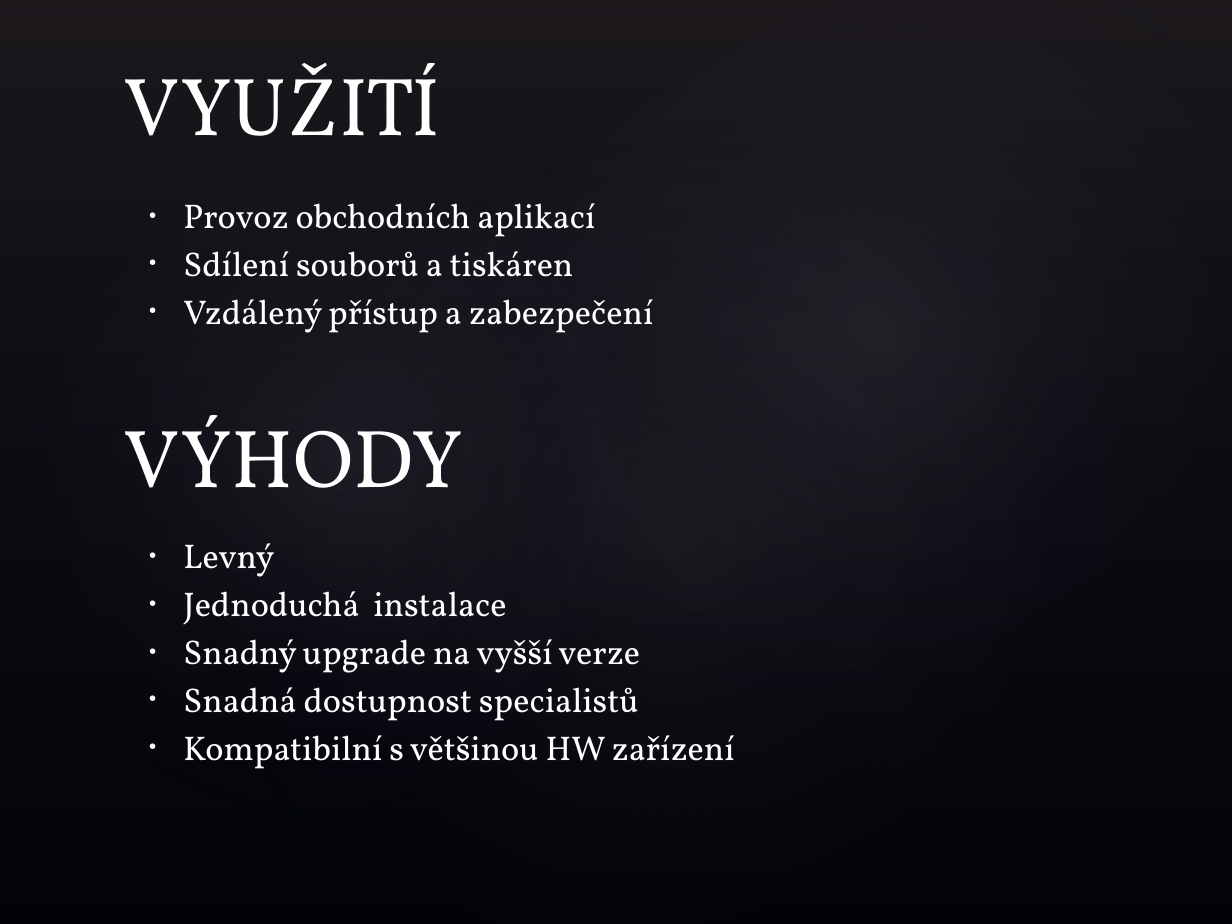
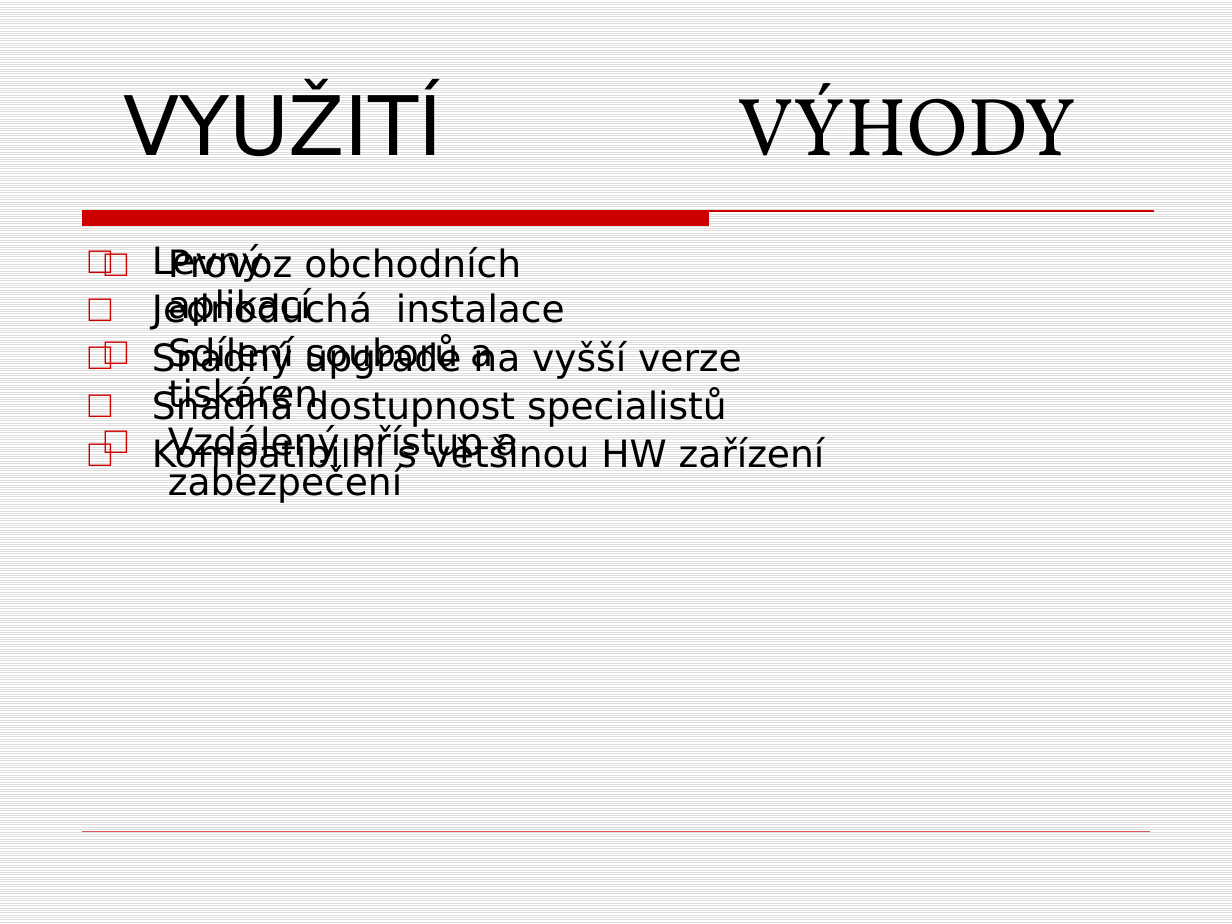
Before and after one commit to Petr8072/trida, a slide deck: slide 5 of Windows Server 2008 R2.pptx (slide 4 before the commit). Drawn at 1232x924 pixels with LibreOffice and Linux fonts; fonts in the diff are those of the drawing; background and template pictures are left out. Boxes give left, top, right and bottom in pixels: in the first picture for what was removed or moved away, otherwise in the second. Text is boxed around its words. In the diff, an @@ line names an element or a change of style, - is before the commit and + after.

```diff
--- a/Windows Server 2008 R2.pptx
+++ b/Windows Server 2008 R2.pptx
@@ background picture (left out) to pattern #DDDDDD on #FFFFFF @@
@@ rectangle removed at <box>0,0,1232,924</box> @@
@@ ellipse removed at <box>0,0,765,924</box> @@
@@ ellipse removed at <box>56,0,1232,924</box> @@
@@ ellipse removed at <box>338,0,1232,837</box> @@
@@ text "VYUŽITÍ": place and size @@
-text "VYUŽITÍ" at <box>124,63,441,136</box>
+text "VYUŽITÍ" at <box>123,88,443,156</box>
@@ text "VYUŽITÍ" at <box>123,88,443,156</box>: font Vollkorn to DejaVu Sans, text colour #FFFFFF to #000000 @@
@@ text "VÝHODY": place and size @@
-text "VÝHODY" at <box>124,415,463,488</box>
+text "VÝHODY" at <box>737,83,1076,156</box>
@@ text "VÝHODY" at <box>737,83,1076,156</box>: text colour #FFFFFF to #000000; alignment left to centre @@
@@ freeform shape added at <box>83,211,1154,225</box>, fill #CC0000, outline #CC0000 0.75 pt @@
@@ text "Provoz obchodních aplikací": place and size @@
-text "Provoz obchodních aplikací" at <box>183,203,654,333</box>
+text "Provoz obchodních aplikací" at <box>168,247,521,503</box>
@@ text "Provoz obchodních aplikací" at <box>168,247,521,503</box>: size 20 to 22 pt, font Vollkorn to DejaVu Sans, text colour #FFFFFF to #000000; bullet • to □; line spacing 1 to 0.9; vertical alignment middle to top @@
@@ text "Levný" at <box>152,292,825,476</box>: size 20 to 22 pt, font Vollkorn to DejaVu Sans, text colour #FFFFFF to #000000; bullet • to □; line spacing 1 to 0.9; vertical alignment middle to top @@
@@ text "Levný": place and size @@
-text "Levný" at <box>183,543,735,769</box>
+text "Levný" at <box>152,292,825,476</box>
@@ line added from (83, 832) to (1149, 832), #CC0000 0.25 pt @@
```
Also in this commit, not shown: 12 other slides changed, 5 slides added, 3 slides removed.
